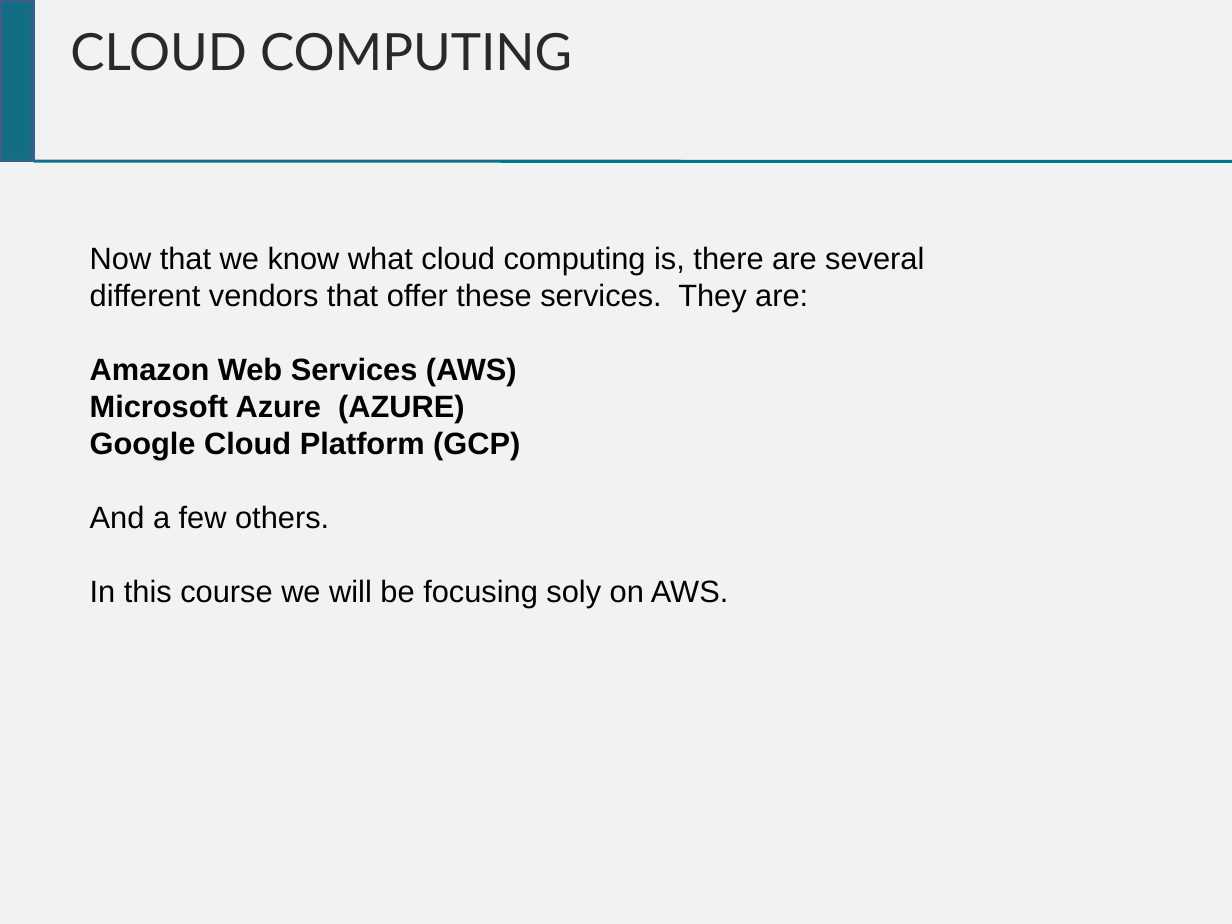
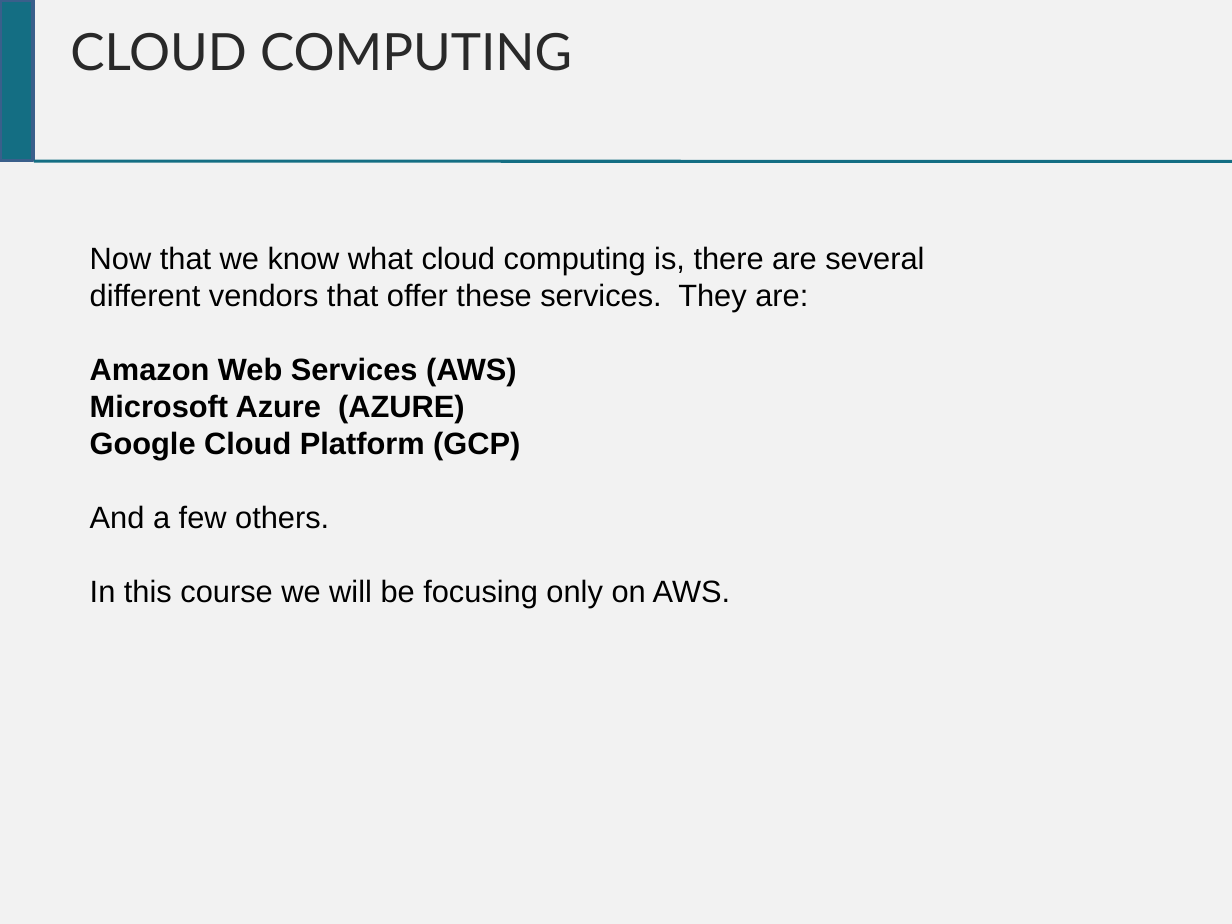
Before and after one commit to chrisgauthier742018/devopscourse, a slide deck: slide 16 of Dev Ops Course.pptx. Drawn at 1232x924 pixels with LibreOffice and Linux fonts; fonts in the diff are those of the drawing. Boxes give left, top, right and bottom in pixels: in the first picture for what was removed or moved away, otherwise in the second. Text is boxed around its words. In the diff, an @@ line names an element or a change of style, - is before the commit and + after.

```diff
--- a/Dev Ops Course.pptx
+++ b/Dev Ops Course.pptx
@@ text at [90, 579, 731, 607]: text changed @@
-In this course we will be focusing soly on AWS.
+In this course we will be focusing only on AWS.
```
Also in this commit, not shown: 3 other slides changed, 24 slides added.
